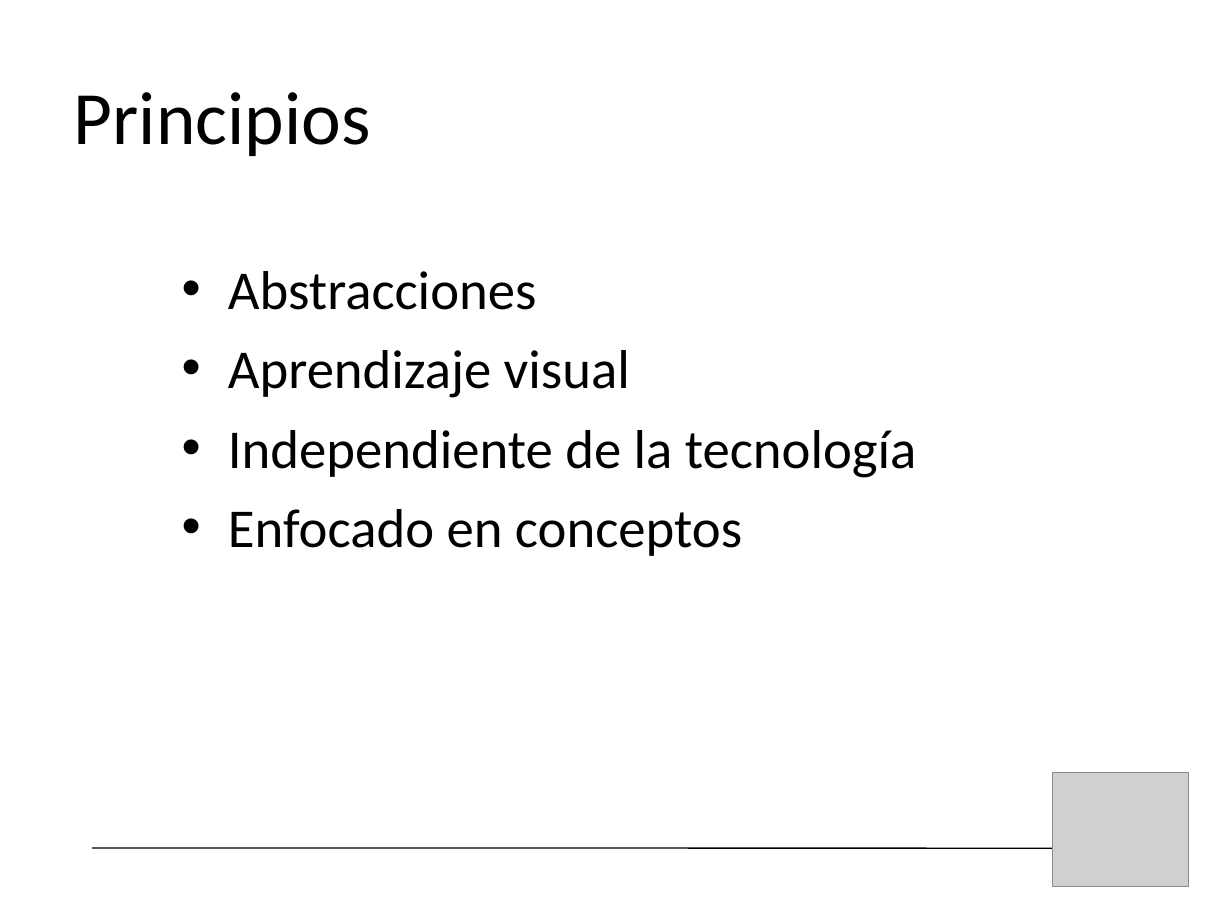
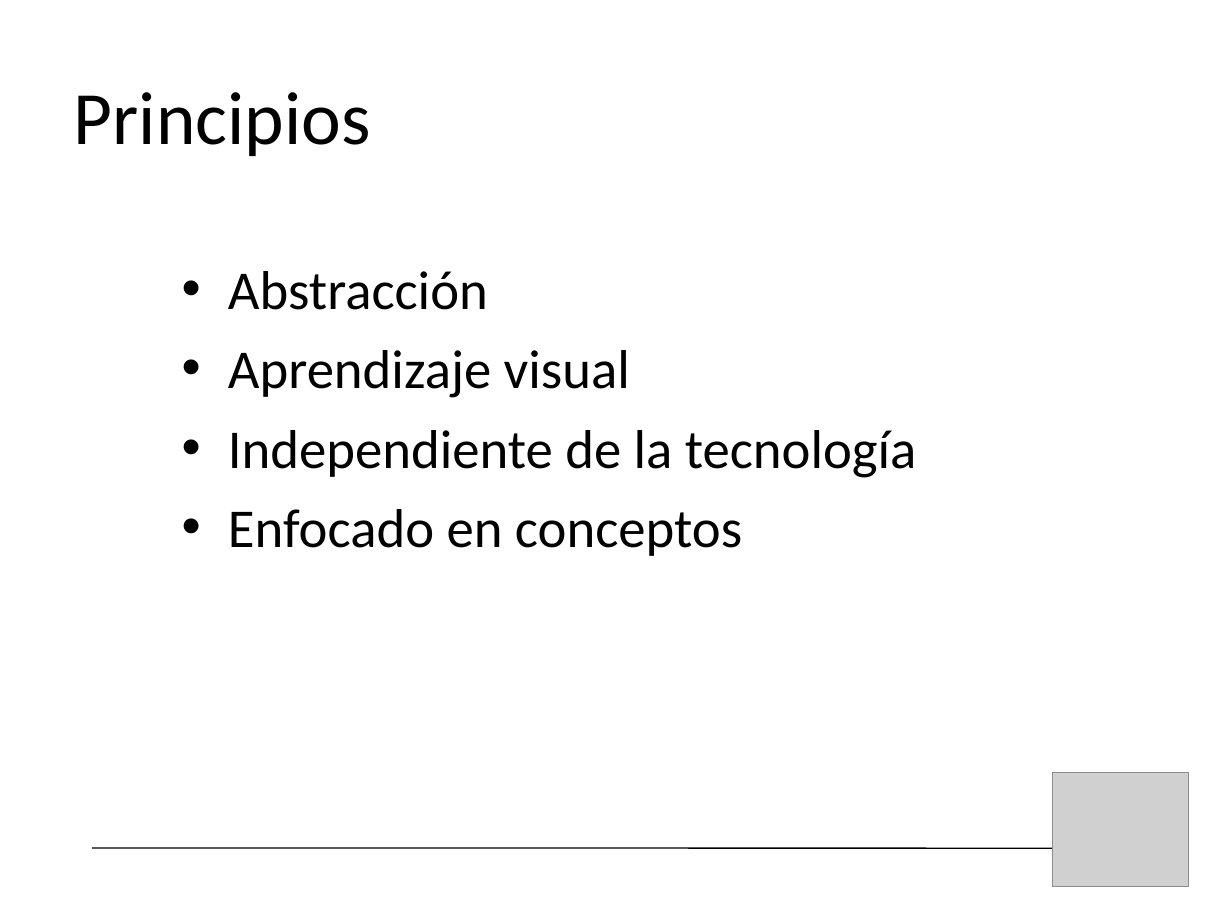
Before and after one commit to bossiernesto/objectbrowserpharo, a slide deck: slide 6 of docs/LOOP-demo-final.ppt. Drawn at 1232x924 pixels with LibreOffice and Linux fonts; fonts in the diff are those of the drawing; grey boxes stand for pictures. Boxes give left, top, right and bottom in pixels: in the first picture for what was removed or moved away, otherwise in the second. Text is boxed around its words. In the diff, an @@ line names an element or a change of style, - is before the commit and + after.

```diff
--- a/docs/LOOP-demo-final.ppt
+++ b/docs/LOOP-demo-final.ppt
@@ text at [228, 271, 488, 310]: text changed @@
-• Abstracciones
+• Abstracción
```
Also in this commit, not shown: 1 other slide changed, 5 other files.
